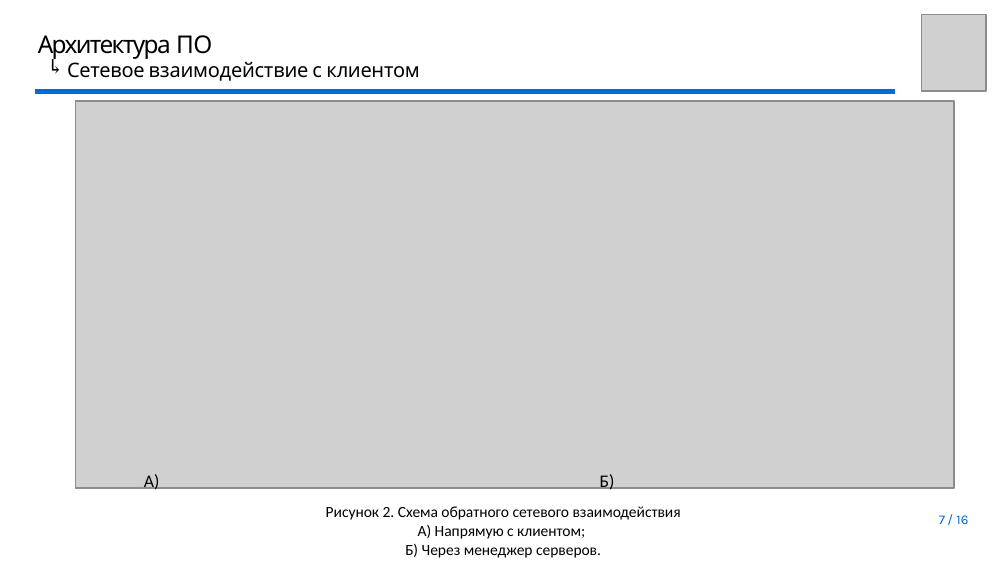
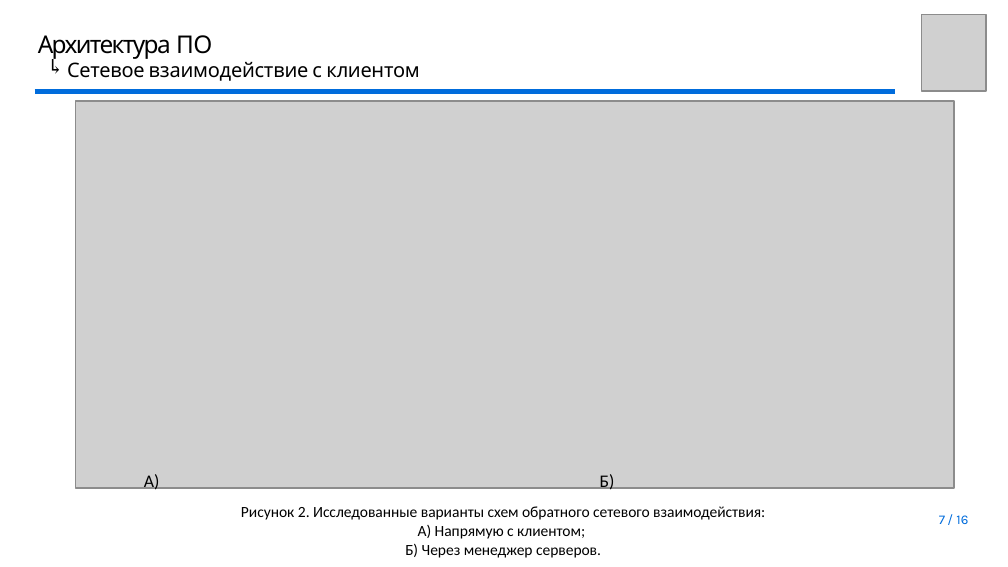
Before and after one commit to youngB0rrov/bmstu_doc, a slide deck: slide 7 of Master/Diploma/presentation/Презентация.pptx. Drawn at 1008x567 pixels with LibreOffice and Linux fonts; fonts in the diff are those of the drawing; grey boxes stand for pictures; background and template pictures are left out. Boxes give left, top, right and bottom in pixels: in the first picture for what was removed or moved away, otherwise in the second. Text is boxed around its words. In the diff, an @@ line names an element or a change of style, - is before the commit and + after.

```diff
--- a/Master/Diploma/presentation/Презентация.pptx
+++ b/Master/Diploma/presentation/Презентация.pptx
@@ text "Рисунок 2. Исследованные варианты схем ...": place and size @@
-text "Рисунок 2. Исследованные варианты схем ..." at <box>326,506,681,558</box>
+text "Рисунок 2. Исследованные варианты схем ..." at <box>241,506,765,558</box>
@@ text at <box>241,506,765,520</box>: text changed @@
-Рисунок 2. Схема обратного сетевого взаимодействия
+Рисунок 2. Исследованные варианты схем обратного сетевого взаимодействия:
```
Also in this commit, not shown: 5 other slides changed.
